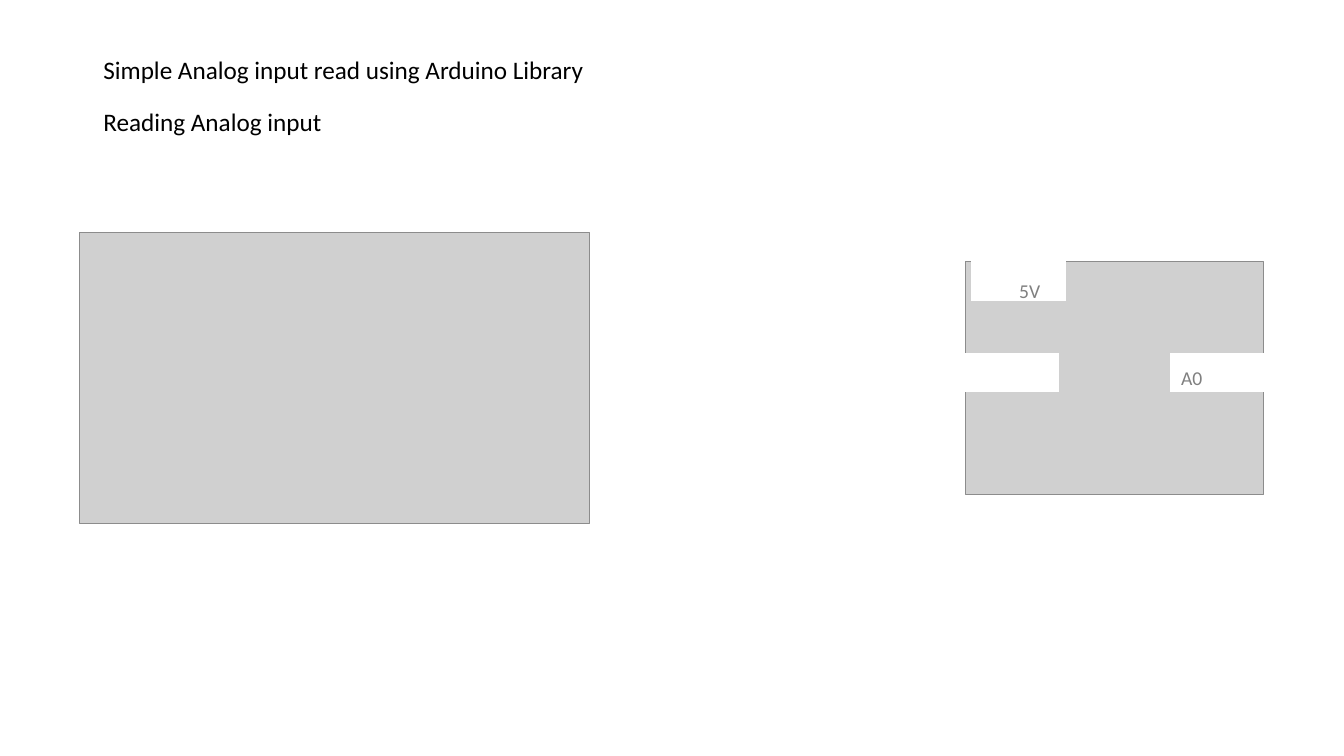
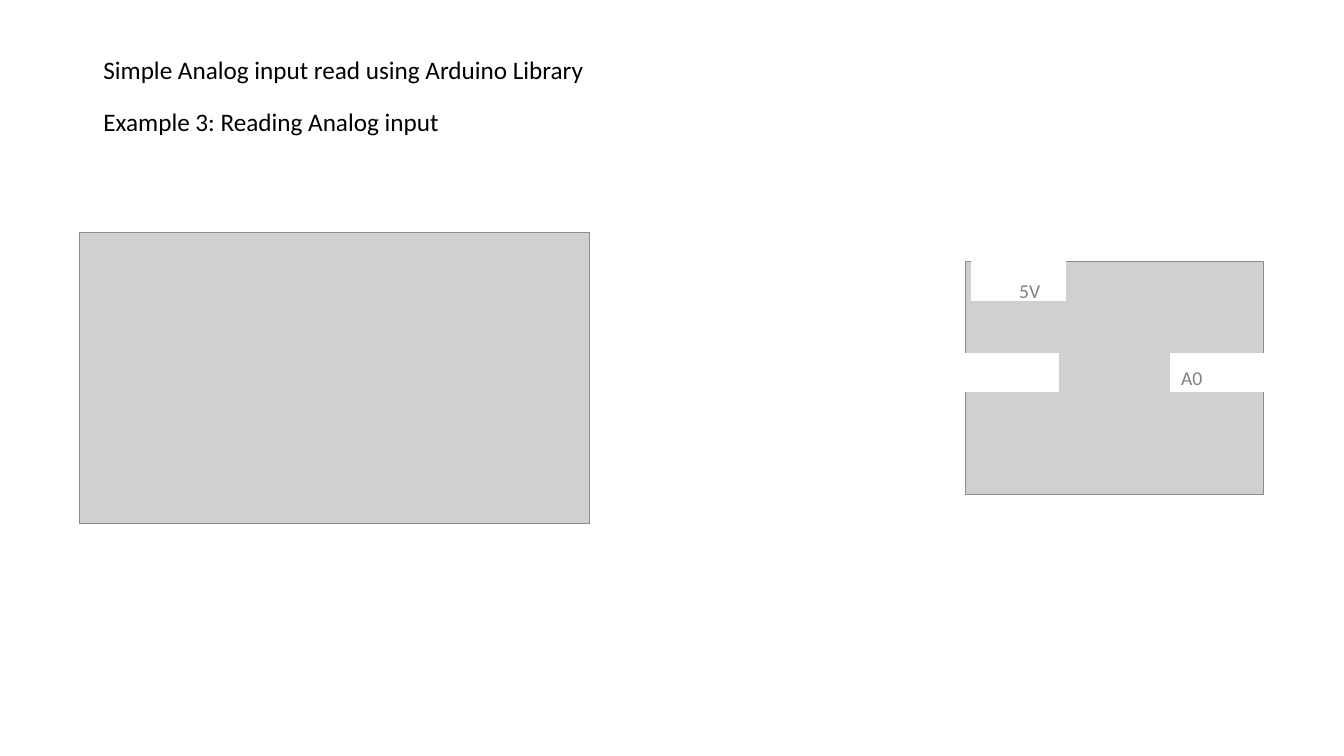
Before and after one commit to haq-m/MCTE3104-s1.1819, a slide deck: slide 12 of session-1/MCTE 3104 - ses01.pptx. Drawn at 1344x756 pixels with LibreOffice and Linux fonts; fonts in the diff are those of the drawing; grey boxes stand for pictures. Boxes give left, top, right and bottom in pixels: in the first picture for what was removed or moved away, otherwise in the second. Text is boxed around its words. In the diff, an @@ line names an element or a change of style, - is before the commit and + after.

```diff
--- a/session-1/MCTE 3104 - ses01.pptx
+++ b/session-1/MCTE 3104 - ses01.pptx
@@ text at (103,113,439,136): text changed @@
-Reading Analog input
+Example 3: Reading Analog input
```
Also in this commit, not shown: 8 other slides changed.
